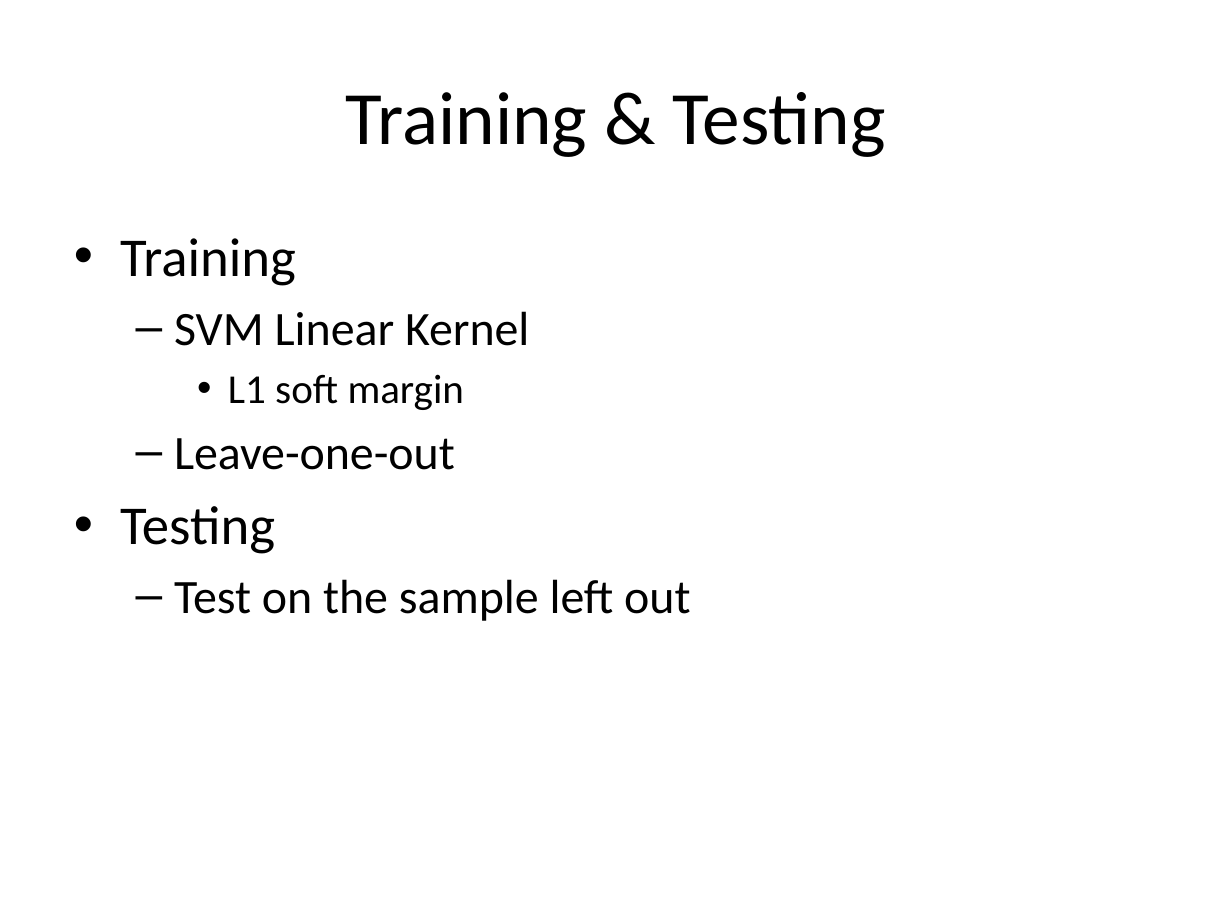
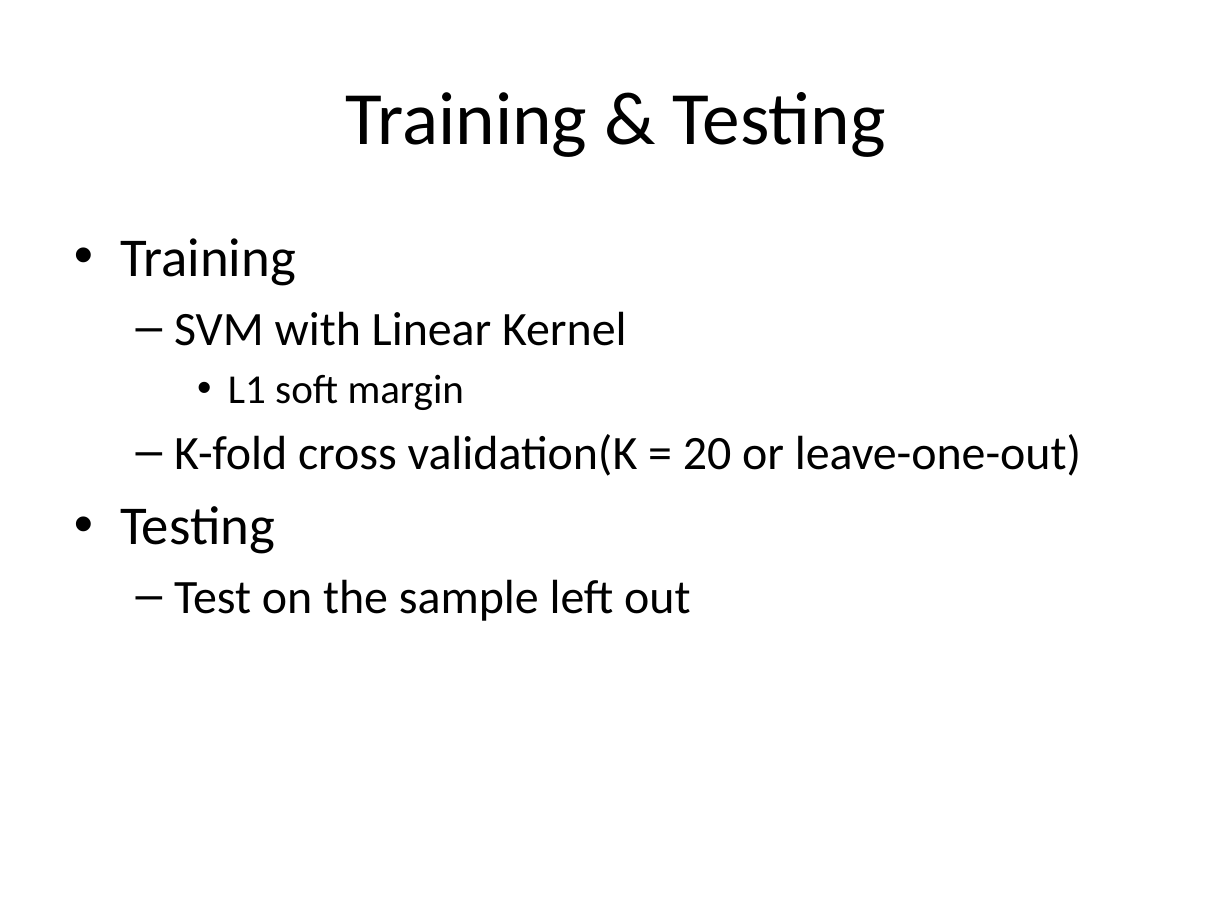
Before and after one commit to haraldrohan/cs229project, a slide deck: slide 5 of matlab/movisign.pptx (slide 6 before the commit). Drawn at 1232x924 pixels with LibreOffice and Linux fonts; fonts in the diff are those of the drawing. Boxes give left, top, right and bottom in pixels: in the first picture for what was removed or moved away, otherwise in the second. Text is boxed around its words. In the diff, an @@ line names an element or a change of style, - is before the commit and + after.

Commit message:
modified slides

```diff
--- a/matlab/movisign.pptx
+++ b/matlab/movisign.pptx
@@ text at [174, 311, 626, 346]: text changed @@
-  – SVM Linear Kernel
+  – SVM with Linear Kernel
@@ text at [174, 434, 1081, 476]: text changed @@
-  – Leave-one-out
+  – K-fold cross validation(K = 20 or leave-one-out)
```
Also in this commit, not shown: 2 other slides changed, 1 slide added, 1 slide removed, 1 other file.
